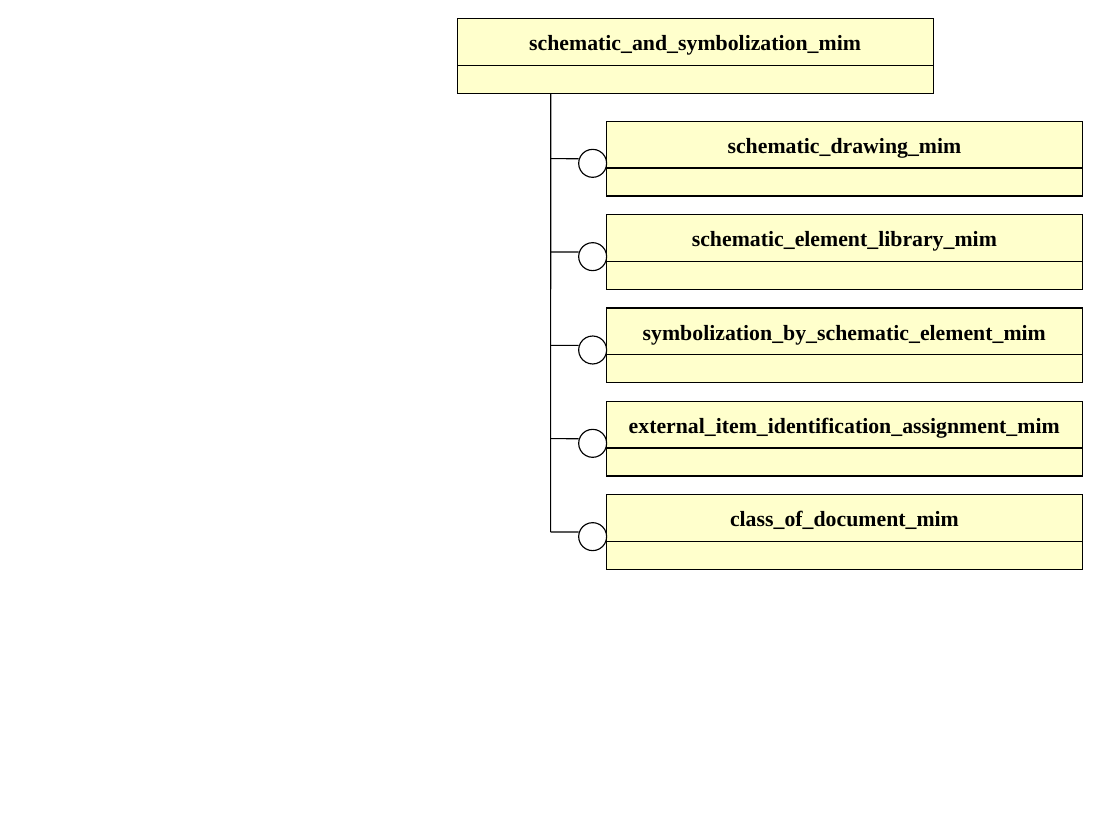
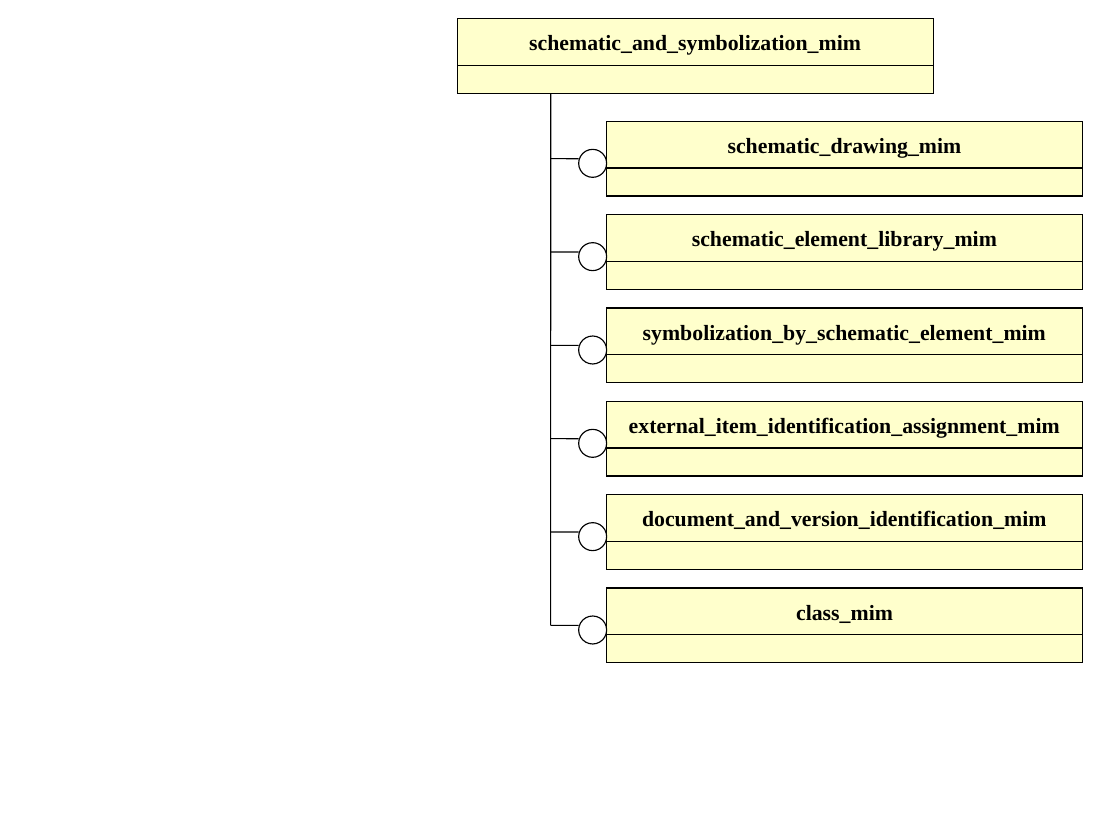
Before and after one commit to starseeker/stepmod_mirror, a slide deck: slide 3 of data/modules/schematic_and_symbolization/schematic_and_symbolization.ppt. Drawn at 1120x840 pixels with LibreOffice and Linux fonts; fonts in the diff are those of the drawing. Boxes give left, top, right and bottom in pixels: in the first picture for what was removed or moved away, otherwise in the second. Text is boxed around its words. In the diff, an @@ line names an element or a change of style, - is before the commit and + after.

```diff
--- a/data/modules/schematic_and_symbolization/schematic_and_symbolization.ppt
+++ b/data/modules/schematic_and_symbolization/schematic_and_symbolization.ppt
@@ line moved from (551, 532) - (551, 93) to (551, 625) - (551, 93) @@
@@ rectangle added at box(607, 495, 1083, 542), fill #FFFFCC, outline #000000 0.74 pt, 14 pt, text #000000, bold @@
+document_and_version_identification_mim
@@ rectangle "class_mim": place and size @@
-rectangle "class_mim" at box(607, 495, 1083, 542)
+rectangle "class_mim" at box(607, 588, 1083, 635)
@@ line added from (551, 625) to (579, 625), #000000 0.74 pt @@
@@ ellipse added at box(579, 616, 607, 644), fill #FFFFFF, outline #000000 0.74 pt @@
@@ text in rectangle at box(796, 605, 893, 623): text changed @@
-class_of_document_mim
+class_mim
@@ rectangle added at box(607, 635, 1083, 663), fill #FFFFCC, outline #000000 0.74 pt @@
```
Also in this commit, not shown: 3 other slides changed, 22 other files.
